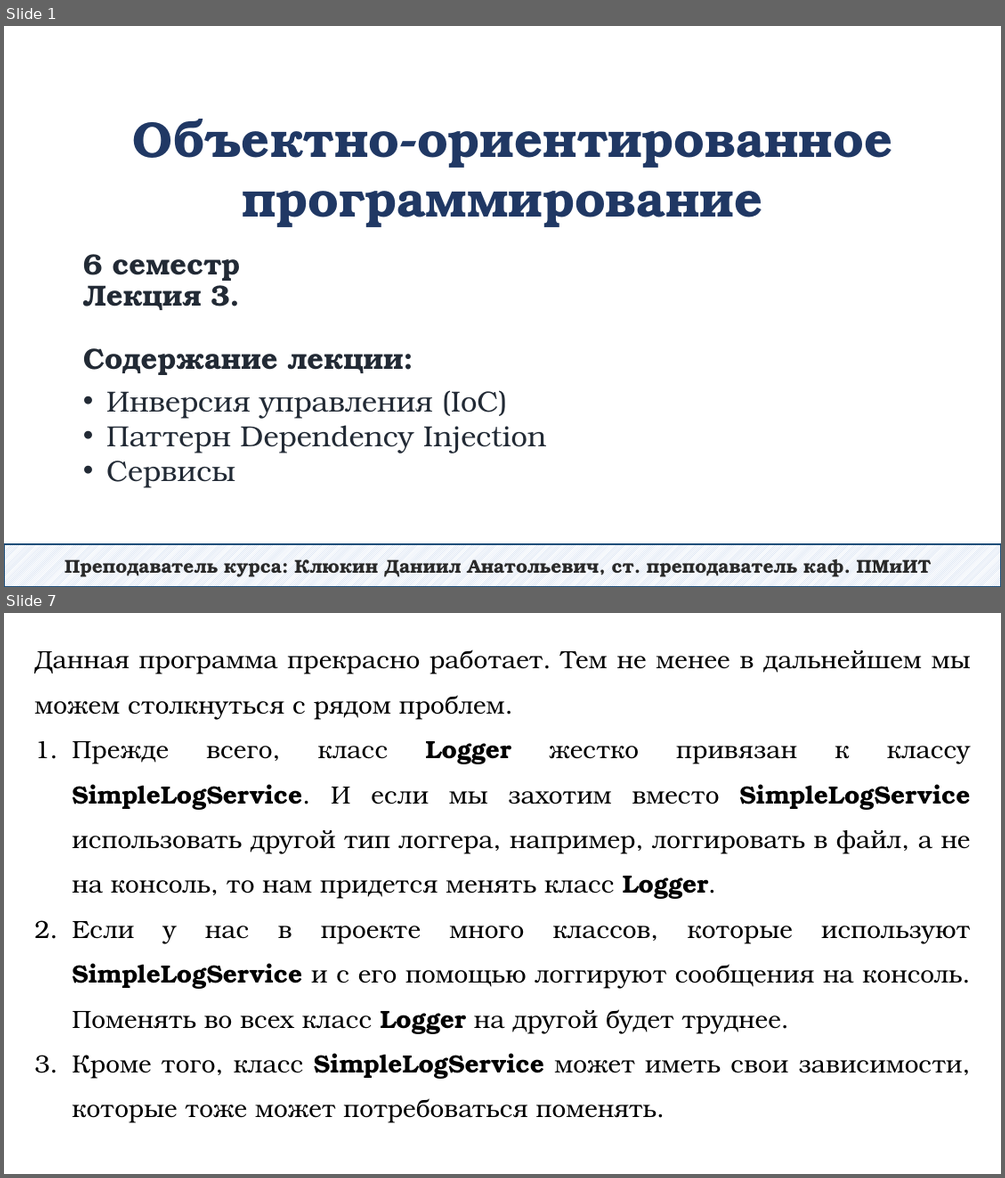
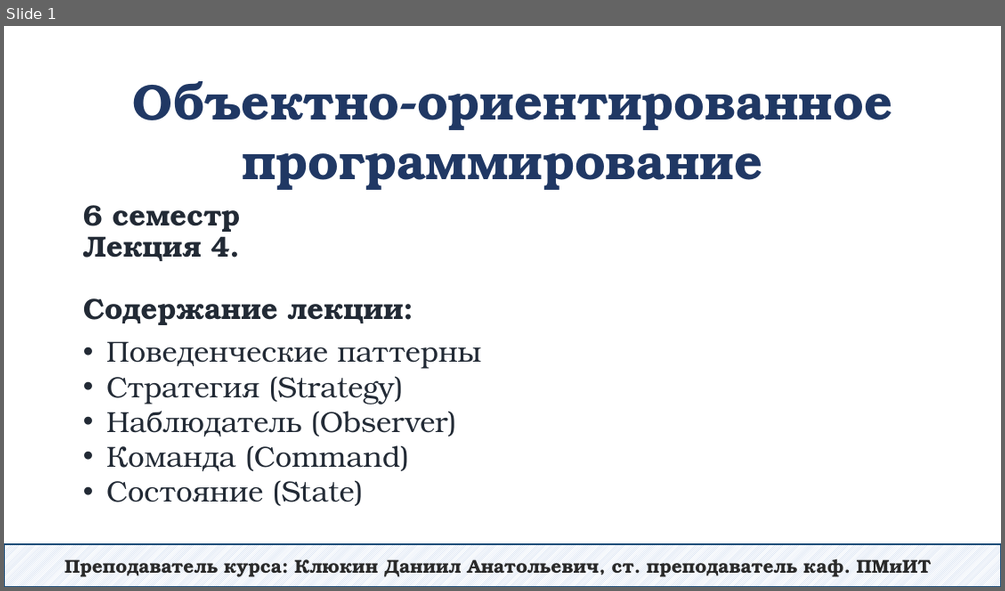
Before and after one commit to DaniilKlyukin/OOP-6, a slide deck: Лекции/ООП 2 лек 4.pptx. Shown one above the other, each under a label of ours: slides 1 and 7 before the commit, slide 1 after it; the slides between them are not shown. The pictures are 1005x1178 and 1005x591 pixels, drawn with LibreOffice and Linux fonts; fonts in the diff are those of the drawing. Boxes give left, top, right and bottom in pixels: in the first picture for what was removed or moved away, otherwise in the second. Text is boxed around its words. In the diff, an @@ line names an element or a change of style, - is before the commit and + after.

```diff
--- a/Лекции/ООП 2 лек 4.pptx
+++ b/Лекции/ООП 2 лек 4.pptx
@@ slide 7 removed at (x1=4, y1=613, x2=1001, y2=1174), background #FFFFFF @@
@@ text removed at (x1=34, y1=649, x2=971, y2=1123) @@
-Данная программа прекрасно работает. Тем не менее в дальнейшем мы можем столкнуться с рядом проблем.
-1. Прежде всего, класс Logger жестко привязан к классу SimpleLogService. И если мы захотим вместо SimpleLogService использовать другой тип логгера, например, логгировать в файл, а не на консоль, то нам придется менять класс Logger.
-2. Если у нас в проекте много классов, которые используют SimpleLogService и с его помощью логгируют сообщения на консоль. Поменять во всех класс Logger на другой будет труднее.
-3. Кроме того, класс SimpleLogService может иметь свои зависимости, которые тоже может потребоваться поменять.
@@ slide 1 changed as well @@
@@ text "Объектно-ориентированное программирование" moved from (x1=133, y1=119, x2=892, y2=227) to (x1=133, y1=81, x2=892, y2=190) @@
@@ title at (x1=83, y1=205, x2=404, y2=325): text changed @@
-6 семестр
-Лекция 3.
-Содержание лекции:
+6 семестр
+Лекция 4.
+Содержание лекции:
@@ text at (x1=106, y1=341, x2=482, y2=506): text changed @@
-• Инверсия управления (IoC)
-• Паттерн Dependency Injection
-• Сервисы
+• Поведенческие паттерны
+• Стратегия (Strategy)
+• Наблюдатель (Observer)
+• Команда (Command)
+• Состояние (State)
```
Also in this commit, not shown: 32 slides added, 33 other slides removed.
